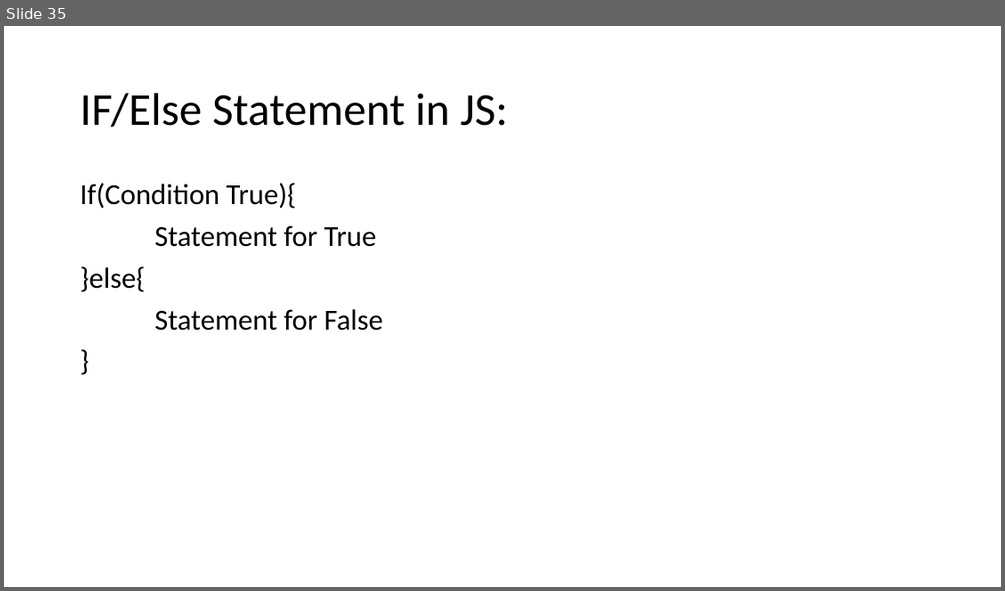
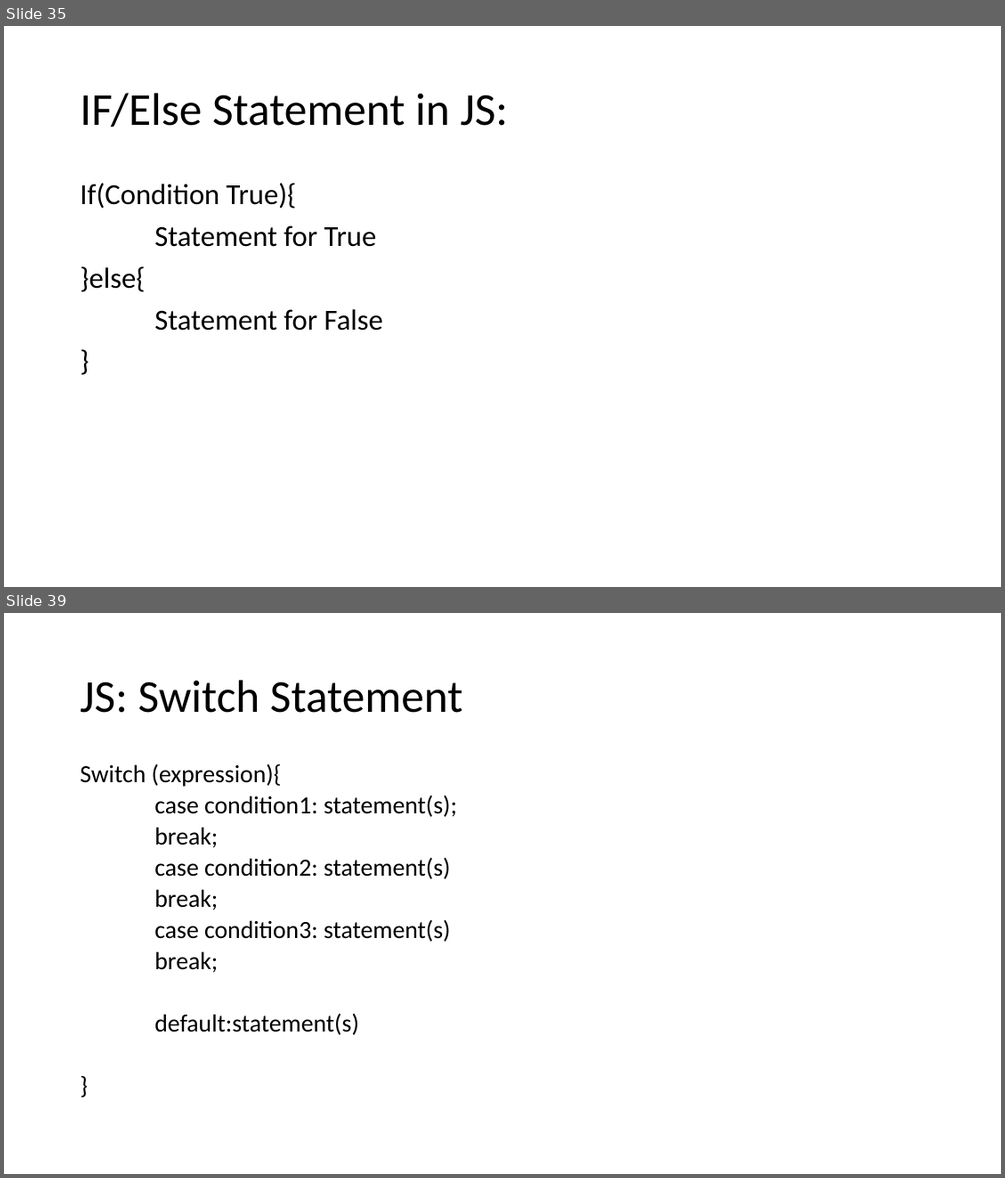
Before and after one commit to PiyushChaturvedii/Batch04, a slide deck: JavaScript.pptx. Shown one above the other, each under a label of ours: slide 35 before the commit, slides 35 and 39 after it; the slides between them are not shown. The pictures are 1005x591 and 1005x1178 pixels, drawn with LibreOffice and Linux fonts; fonts in the diff are those of the drawing. Boxes give left, top, right and bottom in pixels: in the first picture for what was removed or moved away, otherwise in the second. Text is boxed around its words. In the diff, an @@ line names an element or a change of style, - is before the commit and + after.

Commit message:
ifelse,switch,boxes

```diff
--- a/JavaScript.pptx
+++ b/JavaScript.pptx
@@ slide 39 added at (4,613,1001,1174), background #FFFFFF @@
@@ title added at (80,680,463,713), 44 pt, text #000000 @@
+JS: Switch Statement
@@ text added at (80,764,457,1035), 23.8 pt, text #000000 @@
+Switch (expression){
+case condition1: statement(s);
+break;
+case condition2: statement(s)
+break;
+case condition3: statement(s)
+break;
+default:statement(s)
+}
```
Also in this commit, not shown: 4 other slides added, 4 other files.
